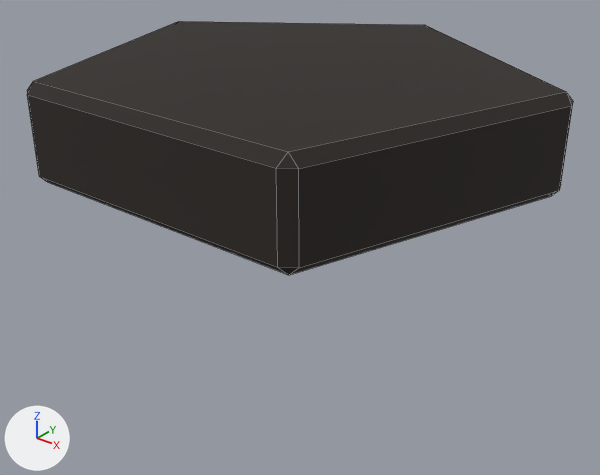
Two versions of the Blender file art-src/blender/crowd/hair_crop.blend, one commit apart.
One viewpoint serves both versions: a 50 mm lens placed at (0.306, -0.379, 1.463), pointed at (0.001, 0.002, 1.226). The axes (+X, +Y, +Z) are drawn at lower left. The lights are the same throughout. The picture after the commit comes second. Mesh edges are drawn as thin lines.

In view in the first picture: 'hair'.
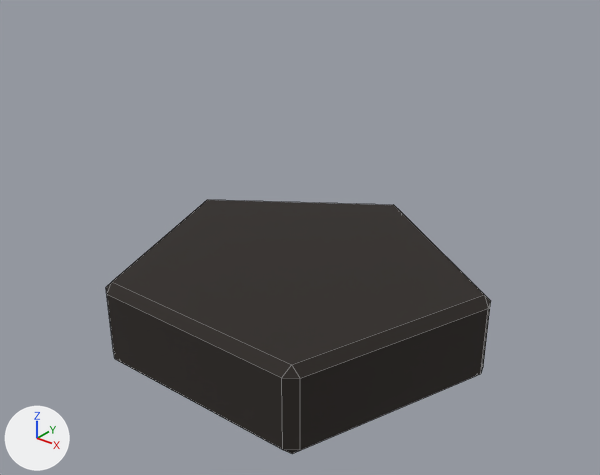
Changed parts and their boxes (x1, y1, x2, y2) in the pictures (600 x 475 px; the box of a moved part takes in the faces that stretch with it):
```json
{"object": "hair", "change": "reshaped", "before": [27, 21, 573, 275], "after": [106, 200, 491, 454], "on screen": "29% narrower"}
{"part": 1, "of": "me_haircap", "change": "moved or reshaped", "before": [559, 93, 573, 190], "after": [481, 295, 491, 372]}
{"part": 2, "of": "me_haircap", "change": "moved or reshaped", "before": [276, 92, 572, 275], "after": [282, 295, 488, 454]}
{"part": 3, "of": "me_haircap", "change": "moved or reshaped", "after": [477, 287, 490, 300], "on screen": "not visible before"}
{"part": 4, "of": "me_haircap", "change": "moved or reshaped", "before": [27, 81, 288, 275], "after": [106, 282, 291, 450]}
{"part": 5, "of": "me_haircap", "change": "moved or reshaped", "before": [34, 21, 566, 152], "after": [112, 200, 484, 365]}
```

The change, as JSON lines over the scene's bpy script:
```json
{"block": "me_haircap", "where": "# used by ob_hair; parent = ob_hair_crop; location = (0.0, 0.0, 0.0)"}
{"op": "remove", "block": "me_haircap", "code": "me_haircap.from_pydata(...)  # 30 vertices, 32 faces; spans x -0.152..0.152, y -0.125..0.15, z 1.28..1.34"}
{"op": "add", "block": "me_haircap", "code": "me_haircap.from_pydata(...)  # 30 vertices, 32 faces; spans x -0.123..0.123, y -0.101..0.121, z 1.15..1.21"}
{"block": "me_haircap", "change": "me_haircap part 1: all 6 vertices in x 0.147..0.152, y 0.042..0.051, z 1.28..1.34 are moved by (-0.029, -0.009, -0.13)"}
{"block": "me_haircap", "change": "me_haircap part 2: all 6 vertices in x 0.089..0.097, y -0.125..-0.119, z 1.28..1.34 are moved by (-0.018, 0.024, -0.13)"}
{"block": "me_haircap", "change": "me_haircap part 3: all 6 vertices in x -0.005..0.005, y 0.147..0.15, z 1.28..1.34 are moved by (0.0, -0.029, -0.13)"}
{"block": "me_haircap", "change": "me_haircap part 4: all 6 vertices in x -0.097..-0.089, y -0.125..-0.119, z 1.28..1.34 are moved by (0.018, 0.024, -0.13)"}
{"block": "me_haircap", "change": "me_haircap part 5: all 6 vertices in x -0.152..-0.147, y 0.042..0.051, z 1.28..1.34 are moved by (0.029, -0.009, -0.13)"}
```
